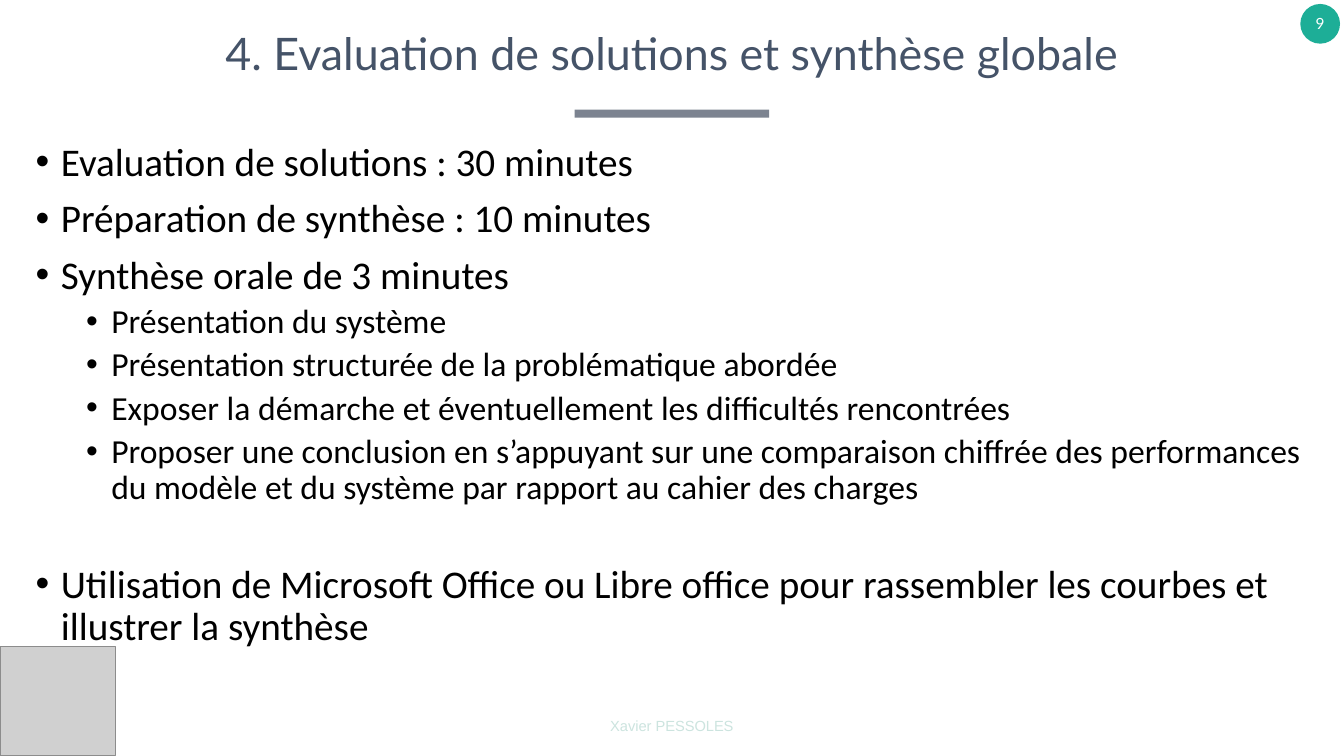
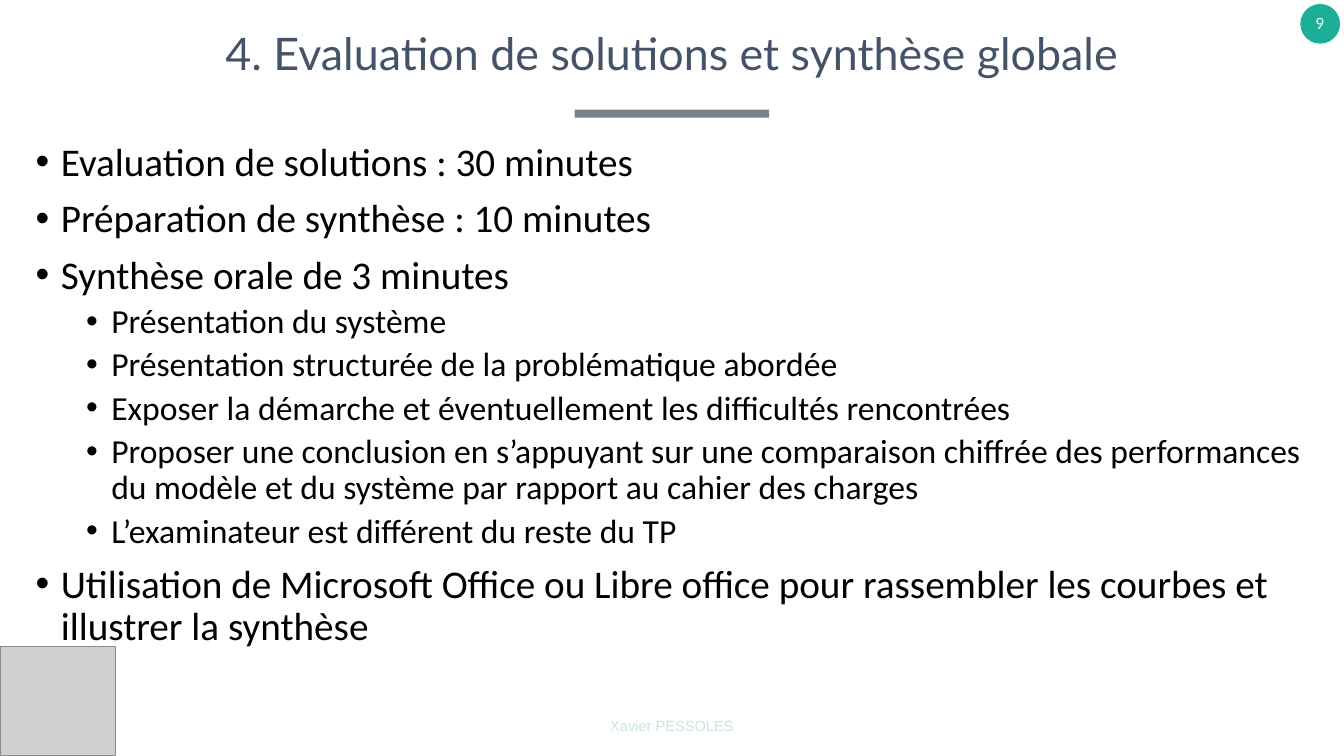
Before and after one commit to xpessoles/TP_Concours, a slide deck: slide 9 of A_Organisation/EpreuvesOralesCPGE.pptx. Drawn at 1344x756 pixels with LibreOffice and Linux fonts; fonts in the diff are those of the drawing; grey boxes stand for pictures. Boxes give left, top, right and bottom in pixels: in the first picture for what was removed or moved away, otherwise in the second. Text is boxed around its words. In the diff, an @@ line names an element or a change of style, - is before the commit and + after.

```diff
--- a/A_Organisation/EpreuvesOralesCPGE.pptx
+++ b/A_Organisation/EpreuvesOralesCPGE.pptx
@@ text at (x1=111, y1=519, x2=677, y2=544): paragraph added @@
+  • L’examinateur est différent du reste du TP
```
Also in this commit, not shown: 3 other slides changed.
